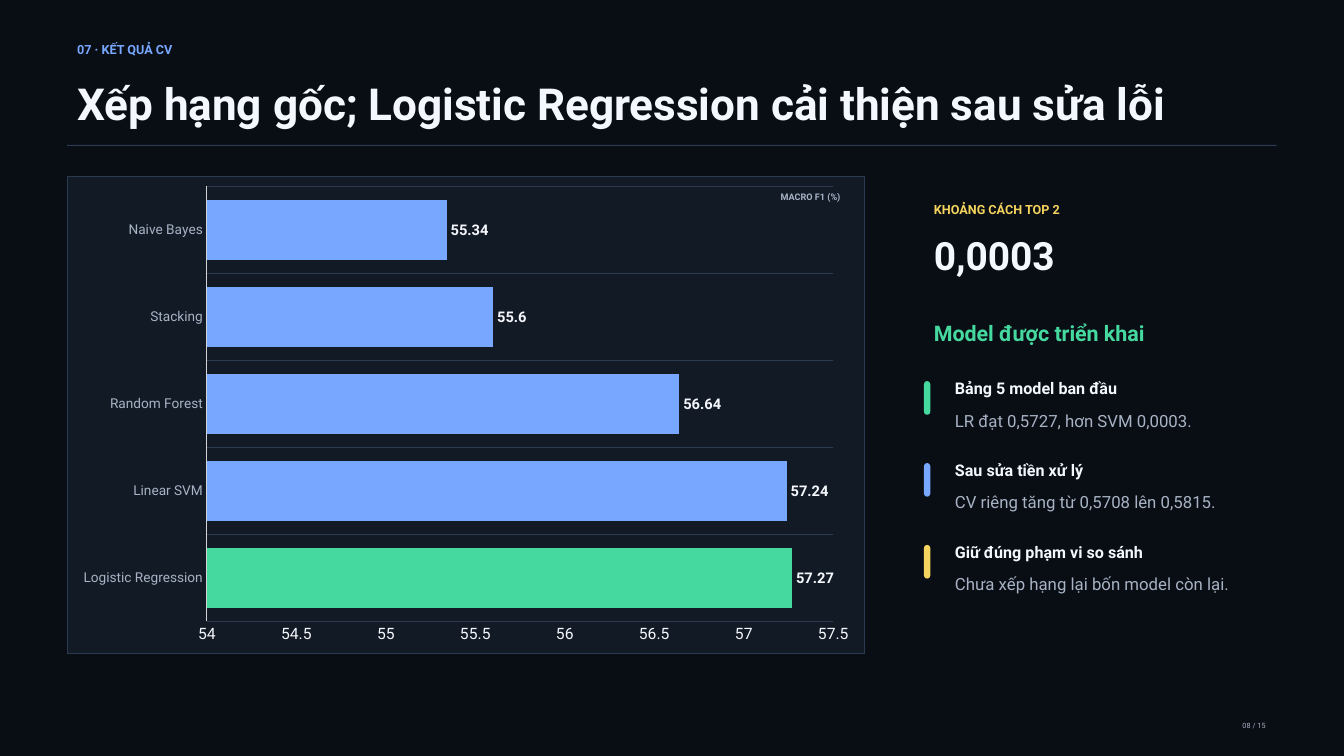
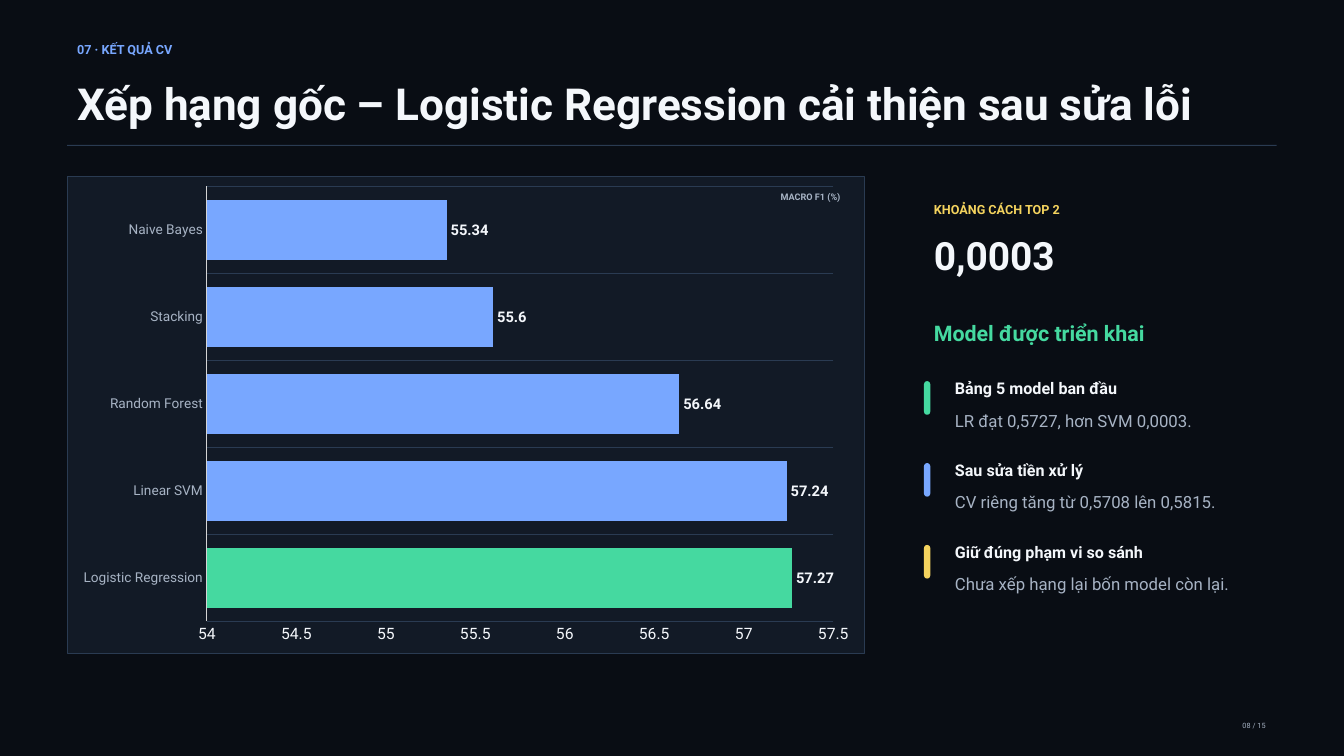
Before and after one commit to NDK2002/ML-Sentiment-Analysis-ITviec, a slide deck: slide 8 of reports/slides/ITviec_Sentiment_Analysis.pptx. Drawn at 1344x756 pixels with LibreOffice and Linux fonts; fonts in the diff are those of the drawing. Boxes give left, top, right and bottom in pixels: in the first picture for what was removed or moved away, otherwise in the second. Text is boxed around its words. In the diff, an @@ line names an element or a change of style, - is before the commit and + after.

```diff
--- a/reports/slides/ITviec_Sentiment_Analysis.pptx
+++ b/reports/slides/ITviec_Sentiment_Analysis.pptx
@@ text at bbox=[77, 84, 1192, 129]: text changed @@
-Xếp hạng gốc; Logistic Regression cải thiện sau sửa lỗi
+Xếp hạng gốc – Logistic Regression cải thiện sau sửa lỗi
```
Also in this commit, not shown: 1 other slide changed, 7 other files.
